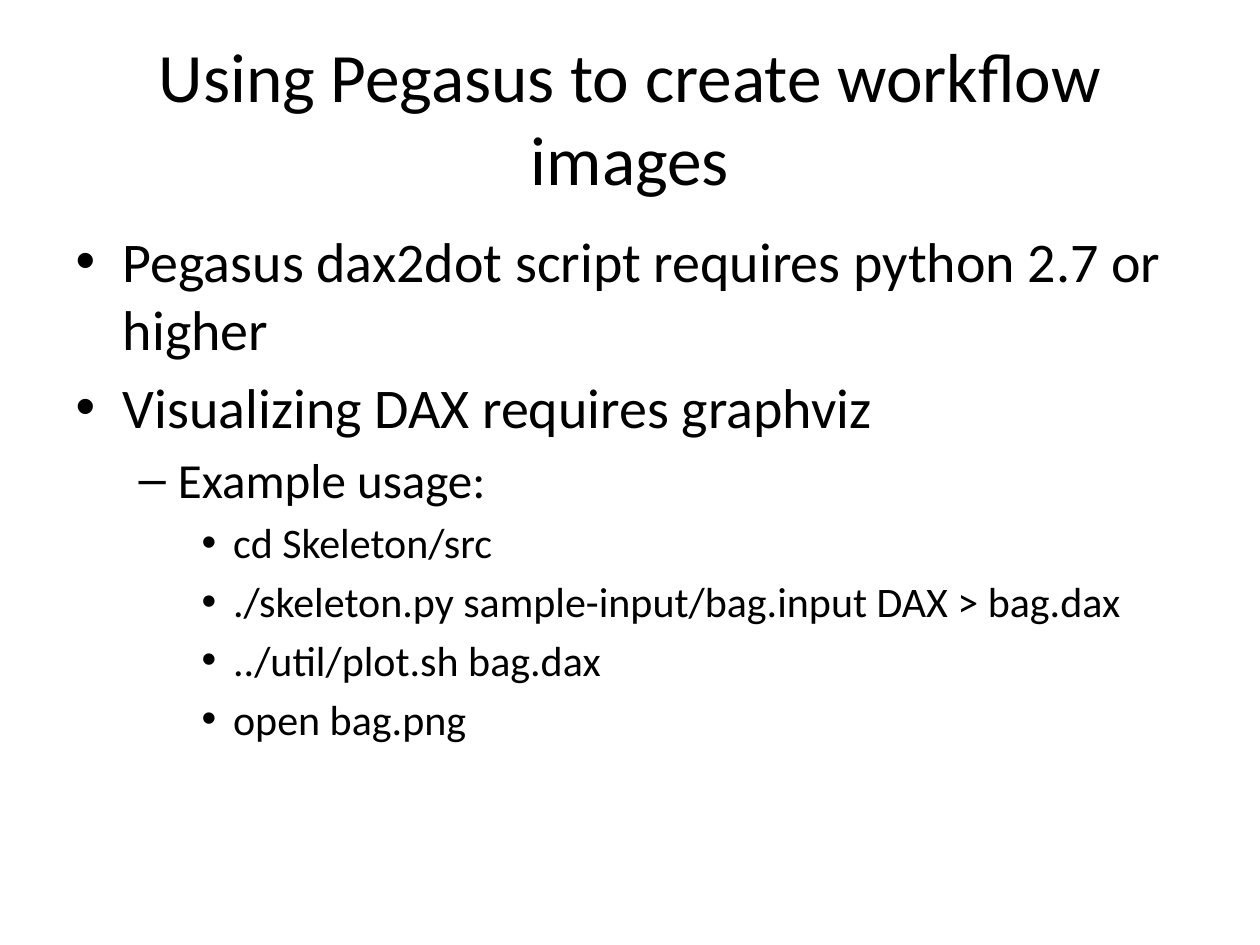
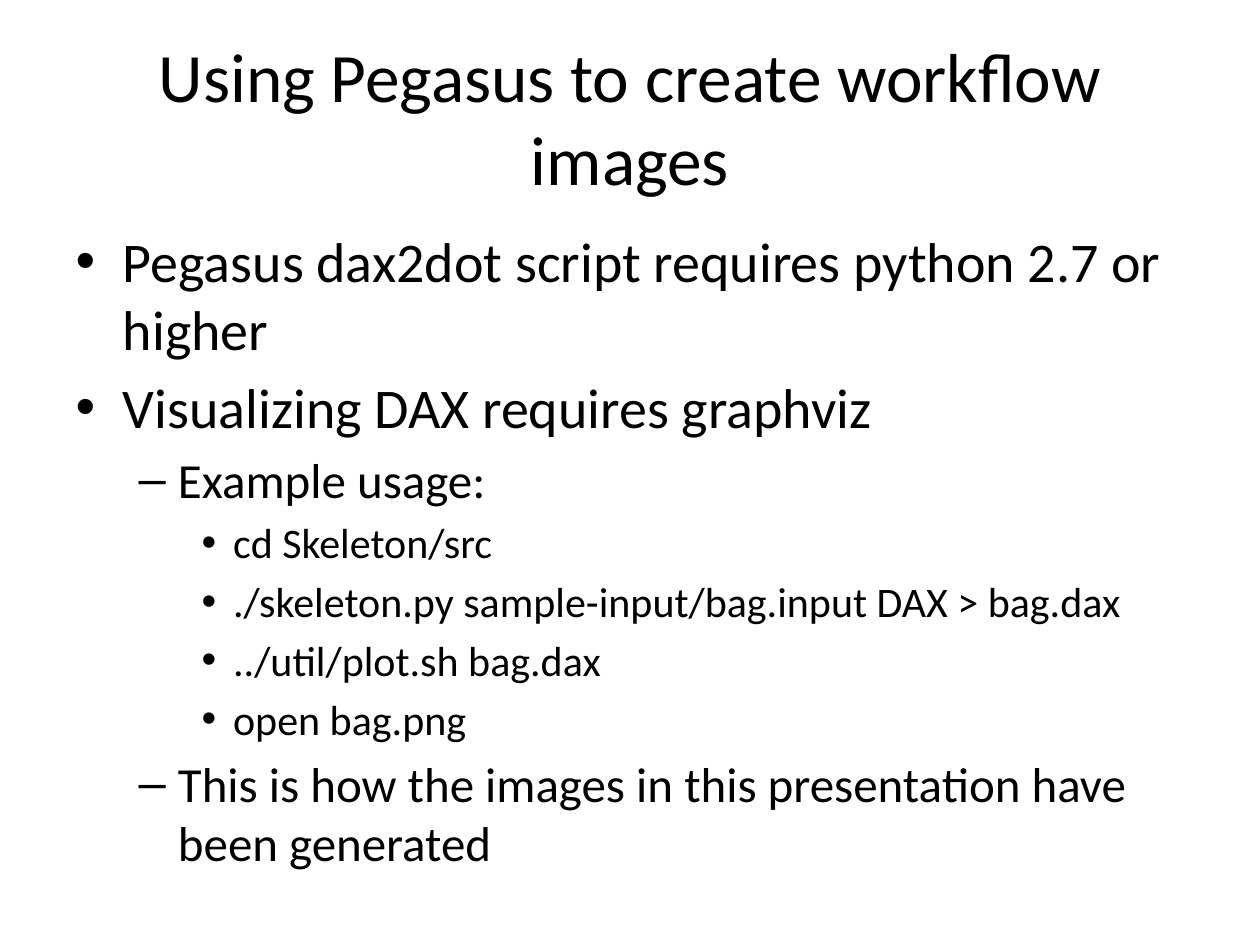
Before and after one commit to applicationskeleton/Skeleton, a slide deck: slide 22 of tutorial/skeleton-tutorial.pptx. Drawn at 1260x945 pixels with LibreOffice and Linux fonts; fonts in the diff are those of the drawing. Boxes give left, top, right and bottom in pixels: in the first picture for what was removed or moved away, otherwise in the second. Text is boxed around its words. In the diff, an @@ line names an element or a change of style, - is before the commit and + after.

```diff
--- a/tutorial/skeleton-tutorial.pptx
+++ b/tutorial/skeleton-tutorial.pptx
@@ text at (178,768,1126,870): paragraph added @@
+  – This is how the images in this presentation have been generated
```
Also in this commit, not shown: 6 other slides changed.
